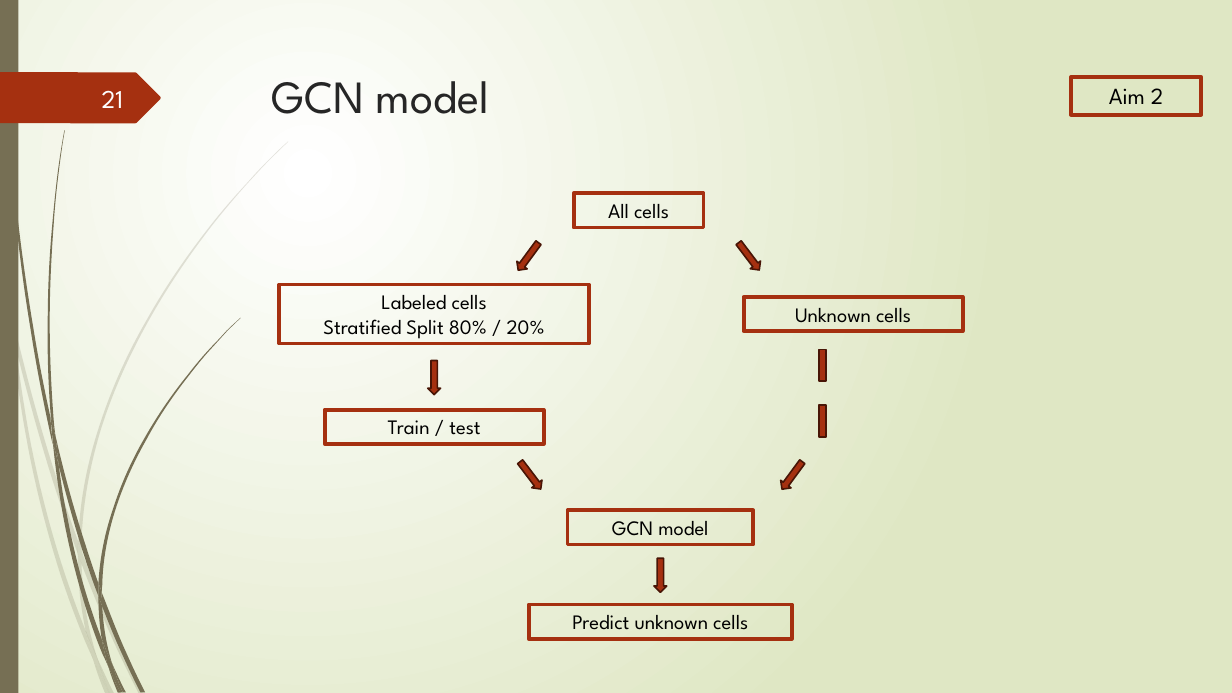
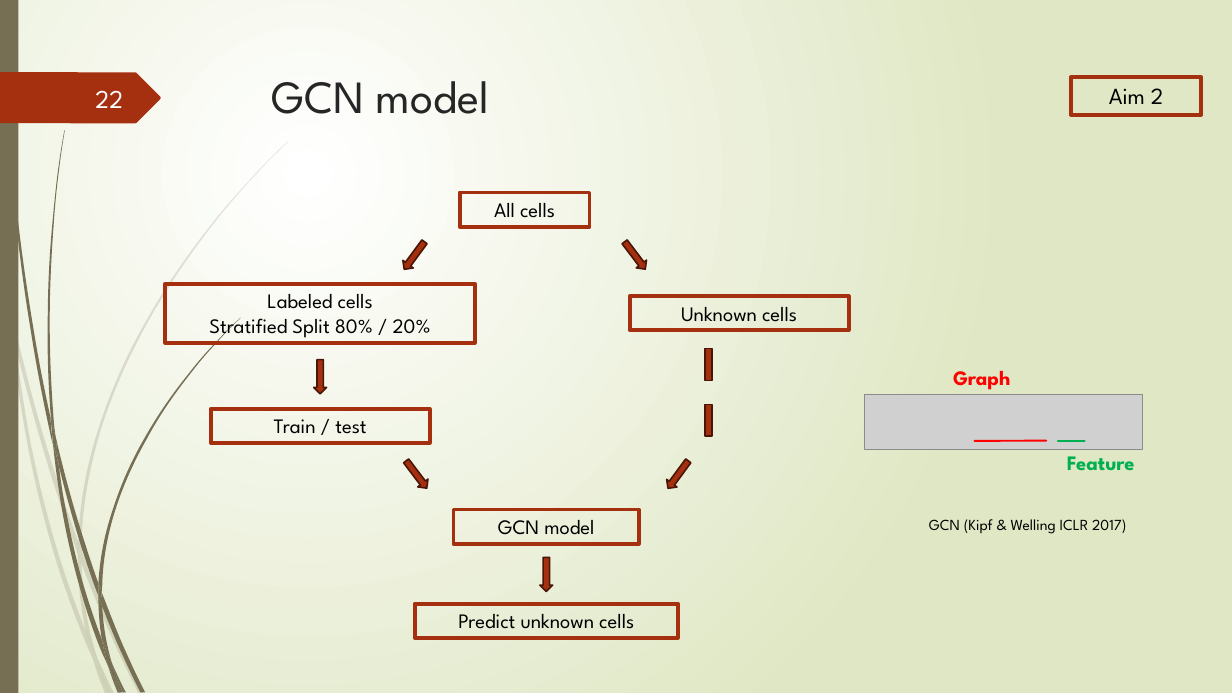
Before and after one commit to Lai-jun-yan/Academia-Sinica-internship-project, a slide deck: slide 22 of 暑期實習進度報告/presentation_final.pptx (slide 21 before the commit). Drawn at 1232x693 pixels with LibreOffice and Linux fonts; fonts in the diff are those of the drawing; grey boxes stand for pictures. Boxes give left, top, right and bottom in pixels: in the first picture for what was removed or moved away, otherwise in the second. Text is boxed around its words. In the diff, an @@ line names an element or a change of style, - is before the commit and + after.

```diff
--- a/暑期實習進度報告/presentation_final.pptx
+++ b/暑期實習進度報告/presentation_final.pptx
@@ page number at (95,90,123,108): text changed @@
-21
+22
@@ 6 rectangles, 6 right arrows, 2 math minuses: place and size @@
-6 rectangles, 6 right arrows, 2 math minuses at (279,193,963,639)
+6 rectangles, 6 right arrows, 2 math minuses at (165,192,848,638)
@@ text added at (953,371,1010,390), 16 pt, text #FF0000, bold @@
+Graph
@@ picture added at (864,395,1142,449) @@
@@ line added from (975, 441) to (1046, 441), #FF0000 1.5 pt @@
@@ line added from (1058, 441) to (1085, 441), #00B050 1.5 pt @@
@@ text added at (1067,456,1135,471), 16 pt, text #00B050, bold @@
+Feature
@@ text added at (929,519,1127,534), 12 pt, text #000000 @@
+GCN (Kipf & Welling ICLR 2017)
```
Also in this commit, not shown: 8 other slides changed, 2 slides added.
